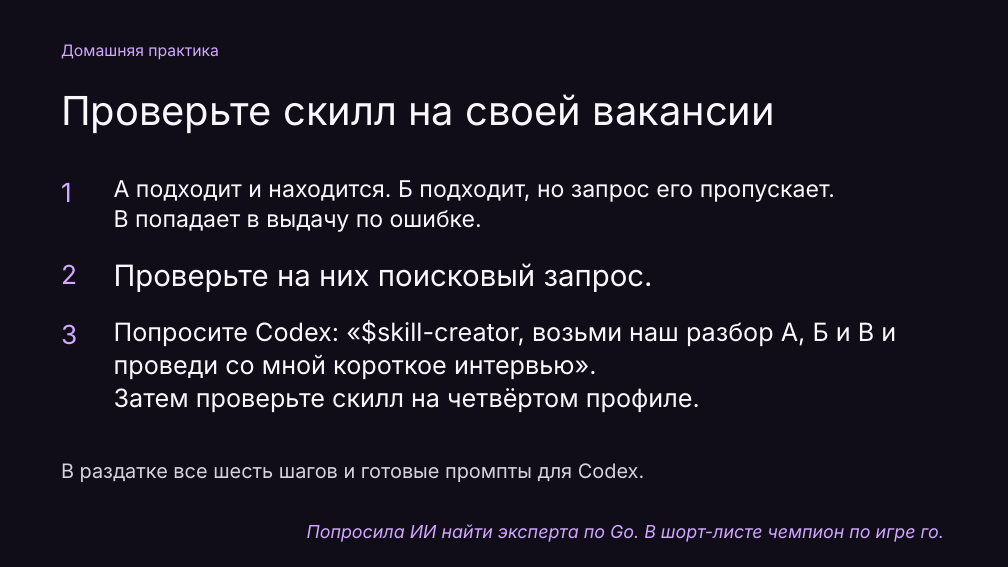
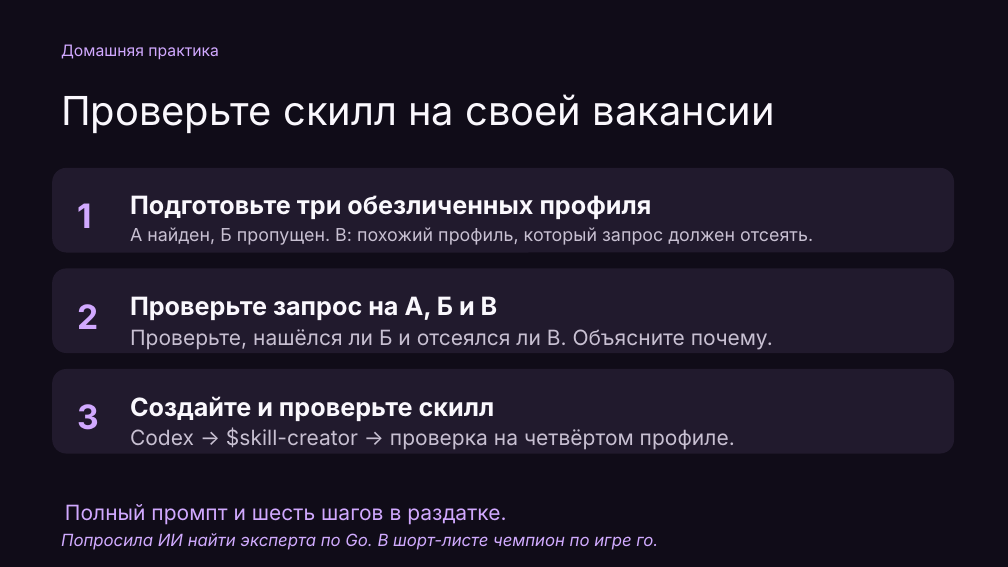
Before and after one commit to Da6ka/ta-meetup-ai-sourcing-2026-11-19, a slide deck: slide 31 of materials/spb-it-recruiter-meetup.pptx (slide 30 before the commit). Drawn at 1008x567 pixels with LibreOffice and Linux fonts; fonts in the diff are those of the drawing. Boxes give left, top, right and bottom in pixels: in the first picture for what was removed or moved away, otherwise in the second. Text is boxed around its words. In the diff, an @@ line names an element or a change of style, - is before the commit and + after.

```diff
--- a/materials/spb-it-recruiter-meetup.pptx
+++ b/materials/spb-it-recruiter-meetup.pptx
@@ rounded rectangle added at [52, 168, 954, 253], fill #211A2D @@
@@ text "1": place and size @@
-text "1" at [61, 183, 72, 202]
+text "1" at [77, 203, 91, 228]
@@ text removed at [114, 180, 835, 232] @@
-А подходит и находится. Б подходит, но запрос его пропускает.
-В попадает в выдачу по ошибке.
@@ text added at [130, 195, 813, 245], 17 pt, text #C8C0D2 @@
+Подготовьте три обезличенных профиля
+А найден, Б пропущен. В: похожий профиль, который запрос должен отсеять.
@@ rounded rectangle added at [52, 268, 954, 353], fill #211A2D @@
@@ text removed at [114, 263, 653, 292] @@
-Проверьте на них поисковый запрос.
@@ text "2": place and size @@
-text "2" at [61, 264, 77, 284]
+text "2" at [77, 304, 98, 329]
@@ text added at [130, 296, 773, 350], 20 pt, text #C8C0D2 @@
+Проверьте запрос на А, Б и В
+Проверьте, нашёлся ли Б и отсеялся ли В. Объясните почему.
@@ rounded rectangle added at [52, 369, 954, 454], fill #211A2D @@
@@ size 25 to 32 pt, bold on in 3 elements at [77, 203, 91, 228], [77, 304, 98, 329], [77, 404, 99, 430] @@
@@ text "3": place and size @@
-text "3" at [61, 324, 77, 345]
+text "3" at [77, 404, 99, 430]
@@ text at [130, 396, 735, 450]: text changed; size 24 to 20 pt; text colour #FAF8FD to #C8C0D2 @@
-Попросите Codex: «$skill-creator, возьми наш разбор А, Б и В и проведи со мной короткое интервью».
-Затем проверьте скилл на четвёртом профиле.
+Создайте и проверьте скилл
+Codex → $skill-creator → проверка на четвёртом профиле.
@@ text removed at [61, 463, 644, 482] @@
-В раздатке все шесть шагов и готовые промпты для Codex.
@@ text added at [65, 504, 506, 525], 20 pt, text #D1A9FF @@
+Полный промпт и шесть шагов в раздатке.
@@ text "Попросила ИИ найти эксперта по ...": place and size @@
-text "Попросила ИИ найти эксперта по ..." at [307, 524, 944, 542]
+text "Попросила ИИ найти эксперта по ..." at [61, 533, 658, 550]
@@ text "Попросила ИИ найти эксперта по ..." at [61, 533, 658, 550]: size 17 to 16 pt, text colour #D1A8FF to #D1ABFF; alignment right to left @@
```
Also in this commit, not shown: 17 other slides changed, 7 slides added, 6 slides removed, 11 other files.
